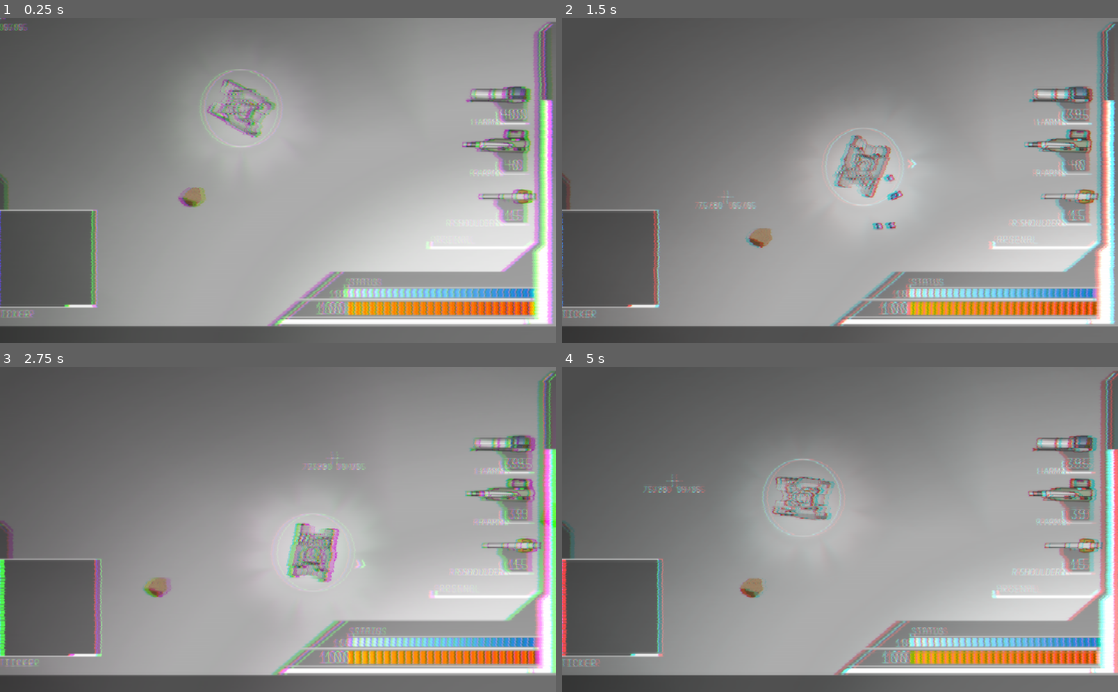
Above: before the commit, frames 1-4 (two rows, left to right).
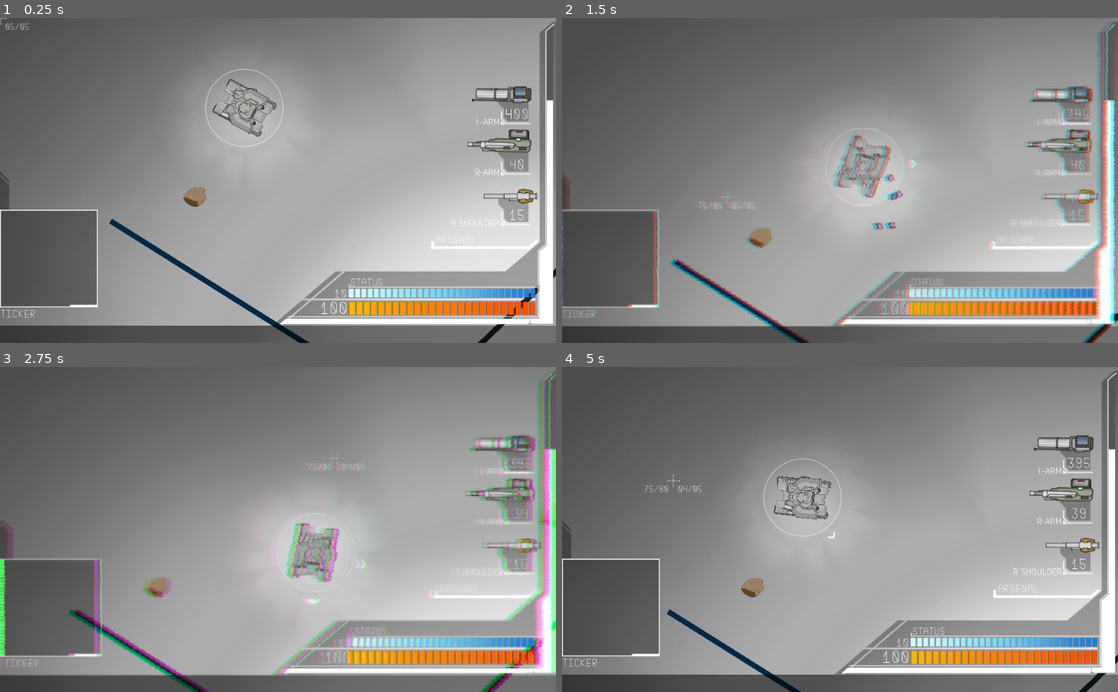
Above: after the commit, the same moments.

Repository: Littlerun-Bastion/Soulless-Steel
Game: Godot game, scene res://game/arena/Arena.tscn
The game is run twice, just before and just after one commit, with the same random seed, the same clock (stepped at 60 frames per second) and the same inputs.
Inputs (mouse positions are in pixels of both pictures, inside the frame that each line leads up to):
- Up to frame 1 (0.25 s): no input
- Up to frame 2 (1.5 s): tap Enter at 0.5 s; move the mouse to (962, 164) at 0.52 s; hold D (right) 0.53-1.28 s; tap B at 0.6 s; move the mouse to (728, 196) at 1.27 s; hold S (down) from 1.28 s (still down); click (728, 196) at 1.35 s
- Up to frame 3 (2.75 s): tap B at 1.55, 2.3 s; move the mouse to (333, 458) at 2.02 s; release S (down) at 2.03 s; hold D (right) from 2.03 s (still down); hold Right mouse button (arm_weapon_right_shoot) from 2.03 s (still down)
- Up to frame 4 (5 s): move the mouse to (812, 594) at 2.77 s; release D (right) at 2.78 s; release Right mouse button (arm_weapon_right_shoot) at 2.78 s; hold W (up) 2.78-3.53 s; tap F (honk) at 2.85 s; tap B at 3.05, 3.8, 4.35 s; move the mouse to (1006, 578) at 3.52 s; hold Ctrl (strafe) 3.53-4.28 s; hold A (left) from 3.53 s (still down); move the mouse to (673, 480) at 4.27 s

The runs differ from the first frame. In frame 1, 9.9% of the frame differs, in the area x 0-100%, y 0-100%; in frame 2, 0.9%; in frame 3, 1.2%; in frame 4, 9.5%.

Commit message:
Allowed debug toggle for shader post-processing effect

Diff:
--- a/project/game/arena/Arena.gd
+++ b/project/game/arena/Arena.gd
@@ -19,8 +19,14 @@
 	update_navigation_polygon()
 	randomize()
 	add_player()
-	for _i in range(1):
+	for _i in range(5):
 		add_enemy()
+
+
+func _input(event):
+	if event is InputEventKey:
+		if event.pressed and event.scancode == KEY_B:
+			$ShaderEffects/VCREffect.visible = !$ShaderEffects/VCREffect.visible
 
 
 func update_navigation_polygon():
--- a/project/game/arena/Arena.tscn
+++ b/project/game/arena/Arena.tscn
@@ -195,6 +195,7 @@
 layer = 2
 
 [node name="VCREffect" type="ColorRect" parent="ShaderEffects"]
+visible = false
 material = SubResource( 4 )
 anchor_right = 1.0
 anchor_bottom = 1.0
--- a/project/game/mecha/Enemy.gd
+++ b/project/game/mecha/Enemy.gd
@@ -4,7 +4,7 @@
 
 onready var pathing_debug = $Debug/Pathing
 
-var debug = false
+var debug = true
 
 var health = 100
 var speed = 100
